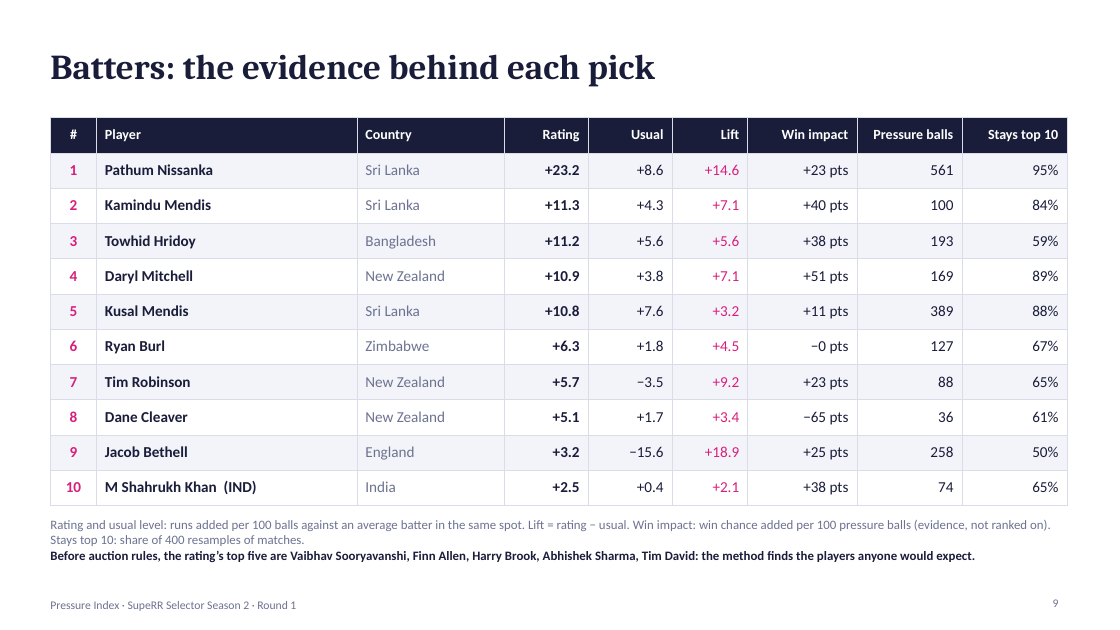
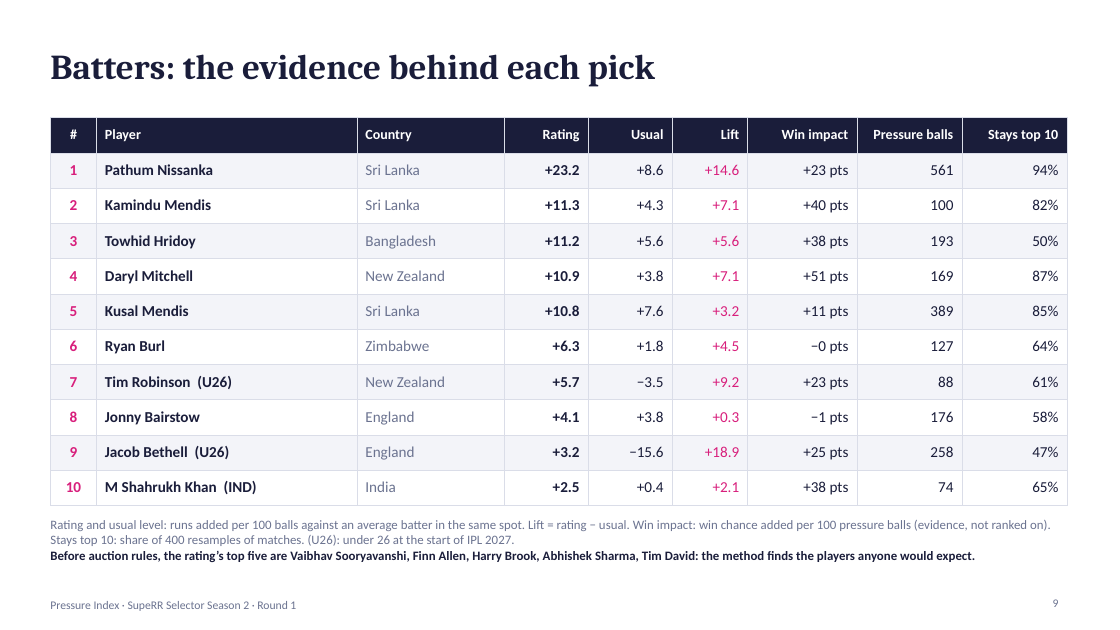
Before and after one commit to AnshBhavsar1654/Pressure-Index, a slide deck: slide 9 of Pressure_Index_RR_2027.pptx. Drawn at 1120x630 pixels with LibreOffice and Linux fonts; fonts in the diff are those of the drawing. Boxes give left, top, right and bottom in pixels: in the first picture for what was removed or moved away, otherwise in the second. Text is boxed around its words. In the diff, an @@ line names an element or a change of style, - is before the commit and + after.

Commit message:
Add emerging-player labels and tighten evidence requirements

```diff
--- a/Pressure_Index_RR_2027.pptx
+++ b/Pressure_Index_RR_2027.pptx
@@ table at box(50, 118, 1067, 499) @@
-row 2, column 9: 95%
+row 2, column 9: 94%
-row 3, column 9: 84%
+row 3, column 9: 82%
-row 4, column 9: 59%
+row 4, column 9: 50%
-row 5, column 9: 89%
+row 5, column 9: 87%
-row 6, column 9: 88%
+row 6, column 9: 85%
-row 7, column 9: 67%
+row 7, column 9: 64%
-row 8, column 2: Tim Robinson
+row 8, column 2: Tim Robinson (U26)
-row 8, column 9: 65%
+row 8, column 9: 61%
-row 9: 8 | Dane Cleaver | New Zealand | +5.1 | +1.7 | +3.4 | −65 pts | 36 | 61%
+row 9: 8 | Jonny Bairstow | England | +4.1 | +3.8 | +0.3 | −1 pts | 176 | 58%
-row 10, column 2: Jacob Bethell
+row 10, column 2: Jacob Bethell (U26)
-row 10, column 9: 50%
+row 10, column 9: 47%
@@ text at box(50, 520, 1051, 546): text changed @@
-Rating and usual level: runs added per 100 balls against an average batter in the same spot. Lift = rating − usual. Win impact: win chance added per 100 pressure balls (evidence, not ranked on). Stays top 10: share of 400 resamples of matches.
+Rating and usual level: runs added per 100 balls against an average batter in the same spot. Lift = rating − usual. Win impact: win chance added per 100 pressure balls (evidence, not ranked on). Stays top 10: share of 400 resamples of matches. (U26): under 26 at the start of IPL 2027.
```
Also in this commit, not shown: 8 other slides changed, 14 other files.
